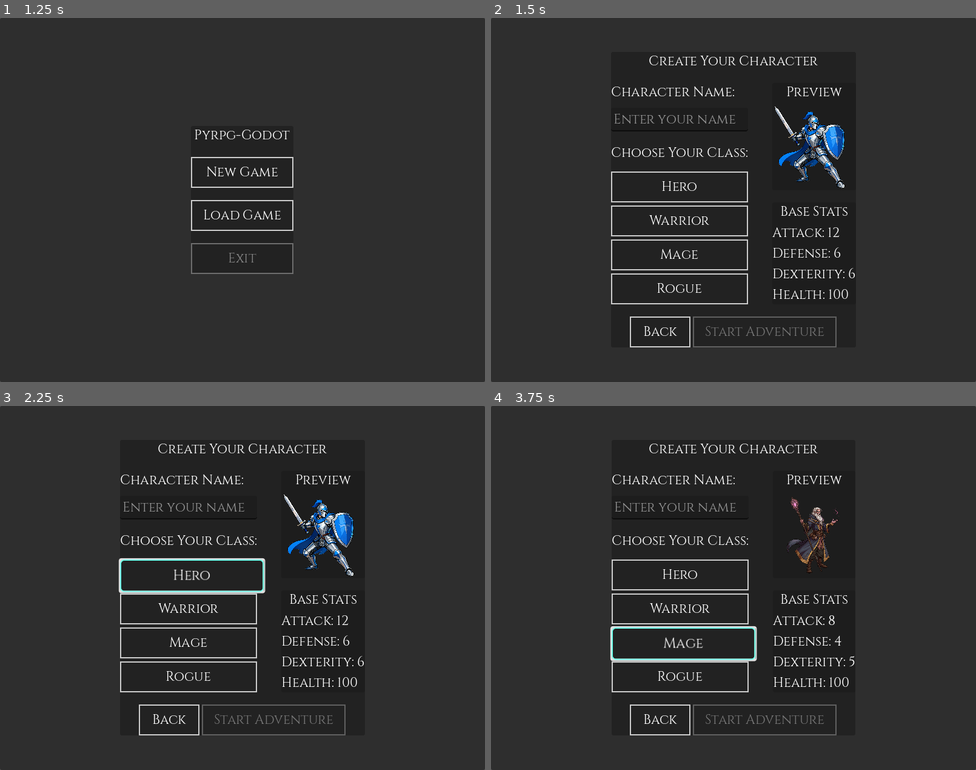
Above: before the commit, frames 1-4 (two rows, left to right).
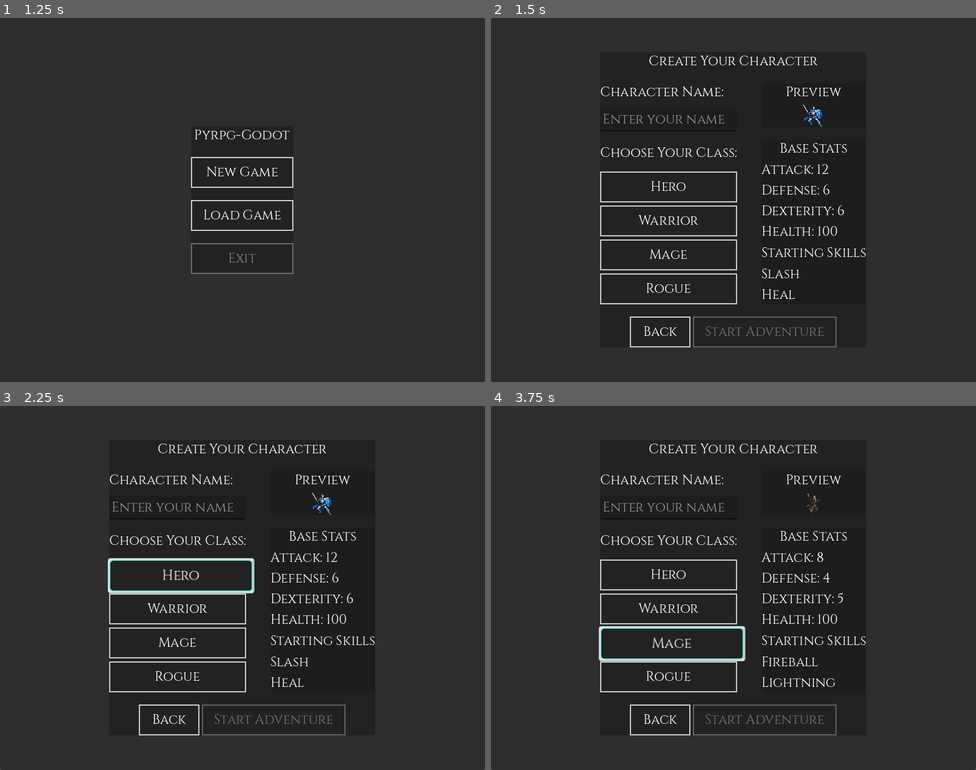
Above: after the commit, the same moments.

Repository: matt-taylor-git/godot-rpg-refactor
Game: Godot game, scene res://scenes/main.tscn
Two runs of this game, one before a commit and one after it. Both use one fixed random seed, a clock stepped at 60 frames per second and the inputs below.
Inputs (mouse positions are in pixels of both pictures, inside the frame that each line leads up to):
- Up to frame 1 (1.25 s): tap Enter at 0.5 s; move the mouse to (349, 181) at 0.52 s; hold Shift from 0.53 s (still down); click (349, 181) at 0.67 s; tap Space at 0.77 s
- Up to frame 2 (1.5 s): release Shift at 1.25 s; click "New Game" at 1.25 s
- Up to frame 3 (2.25 s): click "Hero" at 2 s
- Up to frame 4 (3.75 s): click "Warrior" at 2.75 s; click "Mage" at 3.5 s

Frame 1 is identical in both runs. In frame 2, 4.6% of the frame differs, in the area x 22-78%, y 18-79%; in frame 3, 4.9%; in frame 4, 4.2%.
Error before the commit: Invalid assignment of property or key 'text' with value of type 'String' on a base object of type 'null instance'. (res://scripts/ui/CharacterCreation.gd:68)

Commit message:
Fix CharacterCreation scene missing SkillsText node
The CharacterCreation.gd script expected a SkillsText node at:
  CenterContainer/CreationPanel/VBoxContainer/Content/RightPanel/StatsSection/VBoxContainer/SkillsText

But this node was missing from the scene file, causing errors:
  - Node not found error in @implicit_ready()
  - Invalid assignment error when trying to set skills_text.text

Fix:
- Added SkillsLabel heading to show "Starting Skills"
- Added SkillsText label to display class skills (Slash, Heal, etc.)
- Placed both nodes in the correct VBoxContainer hierarchy

The character creation screen should now load without errors and properly display
class skills when selecting different character classes.

Diff:
--- a/scenes/ui/character_creation.tscn
+++ b/scenes/ui/character_creation.tscn
@@ -139,6 +139,17 @@
 Defense: 6
 Dexterity: 6"
 
+[node name="SkillsLabel" type="Label" parent="CenterContainer/CreationPanel/VBoxContainer/Content/RightPanel/StatsSection/VBoxContainer"]
+layout_mode = 2
+text = "Starting Skills"
+horizontal_alignment = 1
+theme_type_variation = "H3"
+
+[node name="SkillsText" type="Label" parent="CenterContainer/CreationPanel/VBoxContainer/Content/RightPanel/StatsSection/VBoxContainer"]
+layout_mode = 2
+text = "Slash
+Heal"
+
 [node name="Footer" type="HBoxContainer" parent="CenterContainer/CreationPanel/VBoxContainer"]
 layout_mode = 2
 alignment = 1
